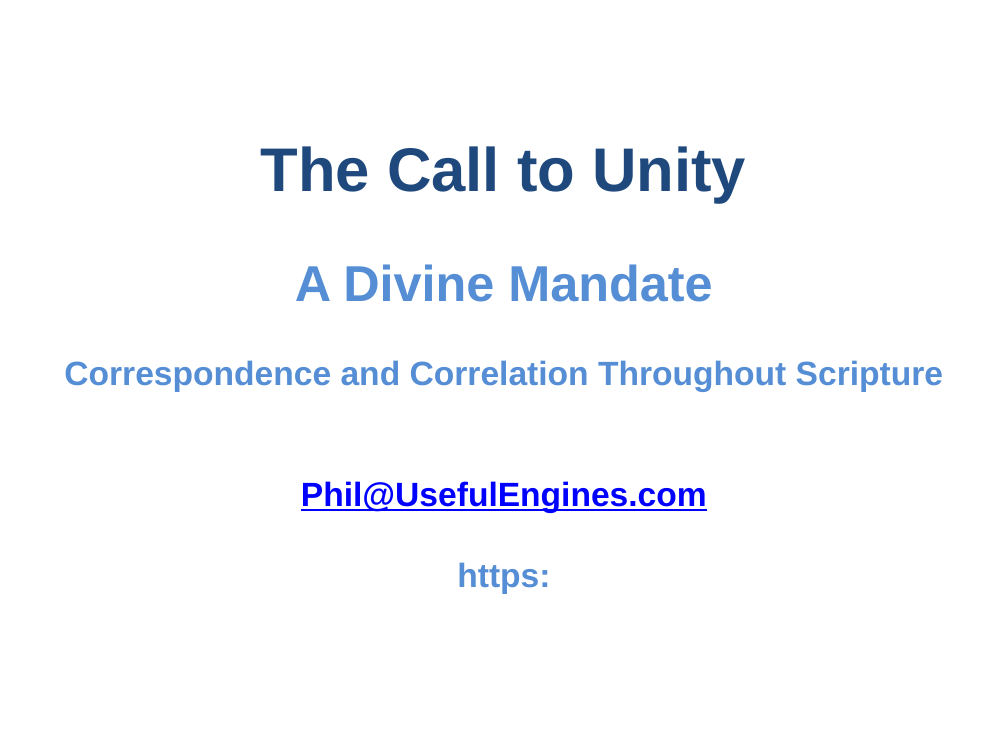
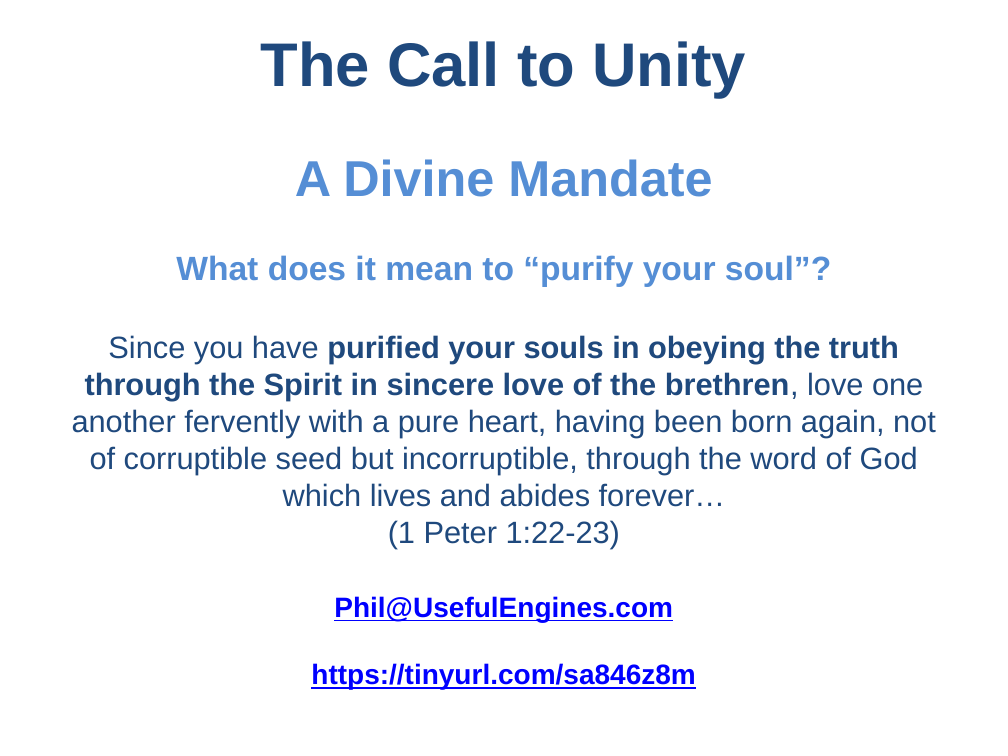
Before and after one commit to UsefulEngines/EvangelismPublic, a slide deck: slide 1 of 2025-Q3/Unity1/2025-07-06-Unity.pptx (slide 2 before the commit). Drawn at 1008x756 pixels with LibreOffice and Linux fonts; fonts in the diff are those of the drawing. Boxes give left, top, right and bottom in pixels: in the first picture for what was removed or moved away, otherwise in the second. Text is boxed around its words. In the diff, an @@ line names an element or a change of style, - is before the commit and + after.

```diff
--- a/2025-Q3/Unity1/2025-07-06-Unity.pptx
+++ b/2025-Q3/Unity1/2025-07-06-Unity.pptx
@@ text "The Call to Unity": place and size @@
-text "The Call to Unity" at [64, 146, 943, 594]
+text "The Call to Unity" at [72, 41, 936, 689]
@@ text at [72, 255, 936, 548]: text changed; size 24 to 22 pt; text colour #558ED5 to #1F497D; bold off @@
-Correspondence and Correlation Throughout Scripture
+What does it mean to “purify your soul”?
+Since you have purified your souls in obeying the truth through the Spirit in sincere love of the brethren, love one another fervently with a pure heart, having been born again, not of corruptible seed but incorruptible, through the word of God which lives and abides forever…
+(1 Peter 1:22-23)
@@ text at [334, 596, 673, 622]: size 24 to 20 pt in "Phil@UsefulEngines.com" @@
@@ text at [311, 663, 695, 689]: text changed; size 24 to 20 pt; text colour #558ED5 to #0000FF @@
-https:
+https://tinyurl.com/sa846z8m
```
Also in this commit, not shown: 1 other slide changed, 5 slides added, 10 slides removed.
